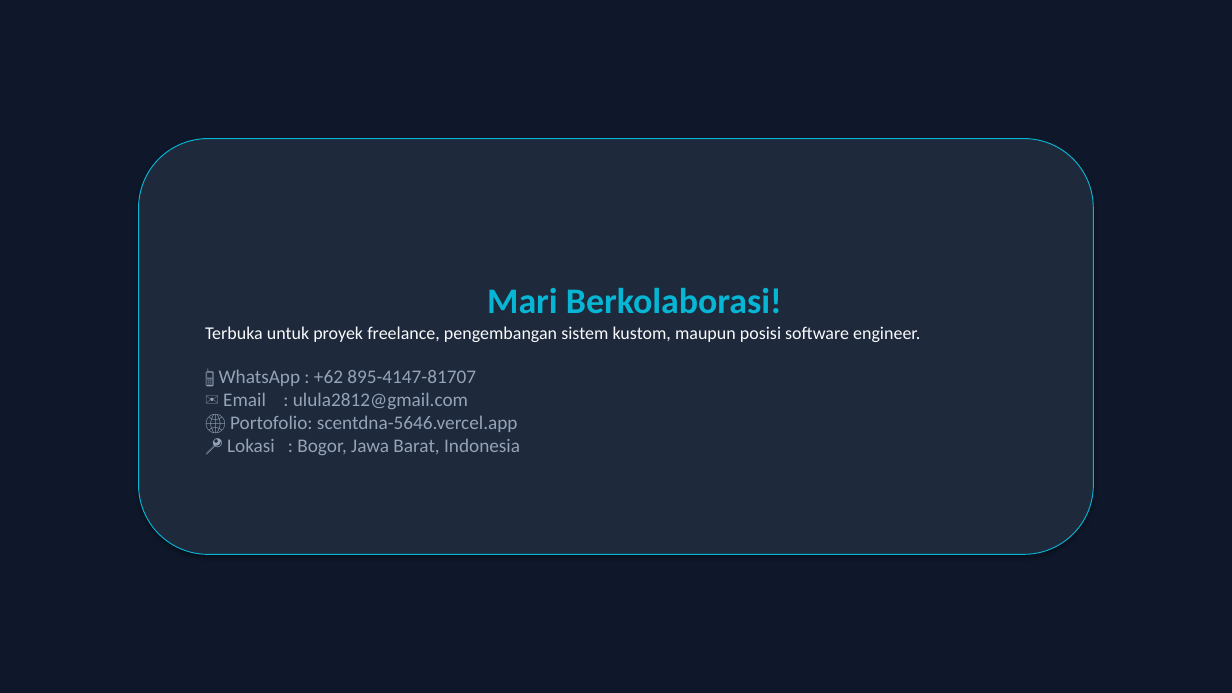
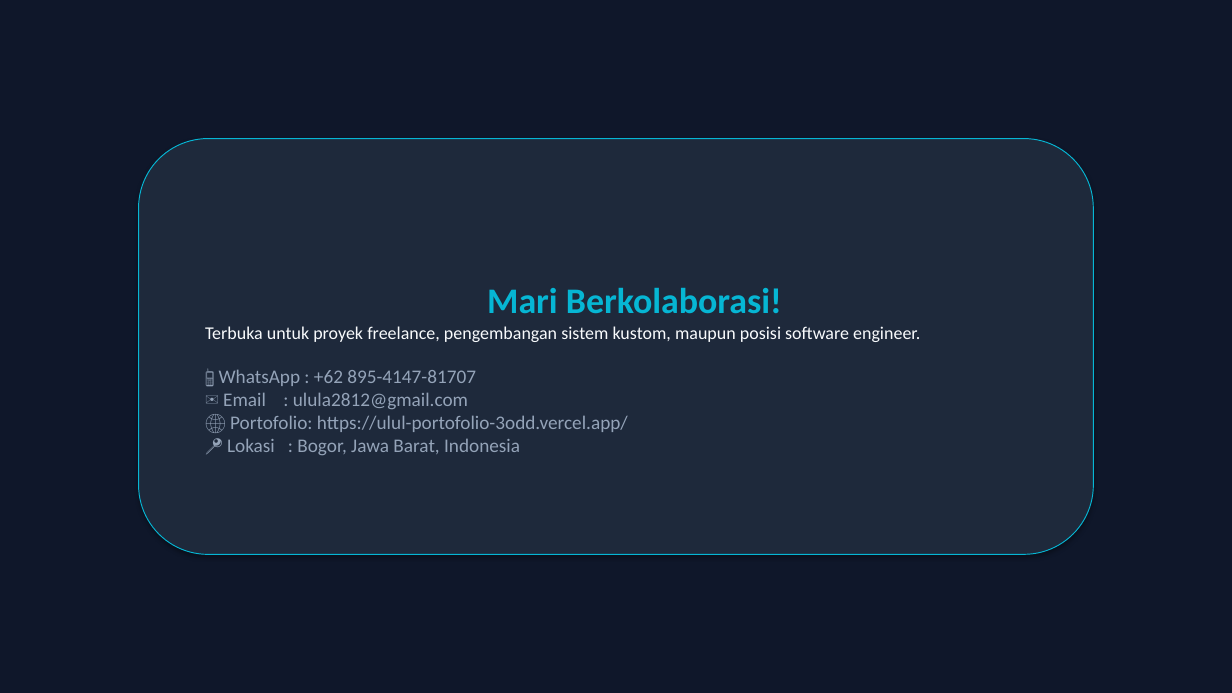
Before and after one commit to ululbiasaajaa/ulul-portofolio-aicines, a slide deck: slide 8 of Portfolio_Muhammad_Ulul_Albab.pptx. Drawn at 1232x693 pixels with LibreOffice and Linux fonts; fonts in the diff are those of the drawing. Boxes give left, top, right and bottom in pixels: in the first picture for what was removed or moved away, otherwise in the second. Text is boxed around its words. In the diff, an @@ line names an element or a change of style, - is before the commit and + after.

Commit message:
Update pptx

```diff
--- a/Portfolio_Muhammad_Ulul_Albab.pptx
+++ b/Portfolio_Muhammad_Ulul_Albab.pptx
@@ text in rounded rectangle at <box>230,415,628,432</box>: text changed @@
-🌐 Portofolio: scentdna-5646.vercel.app
+🌐 Portofolio: https://ulul-portofolio-3odd.vercel.app/
```
